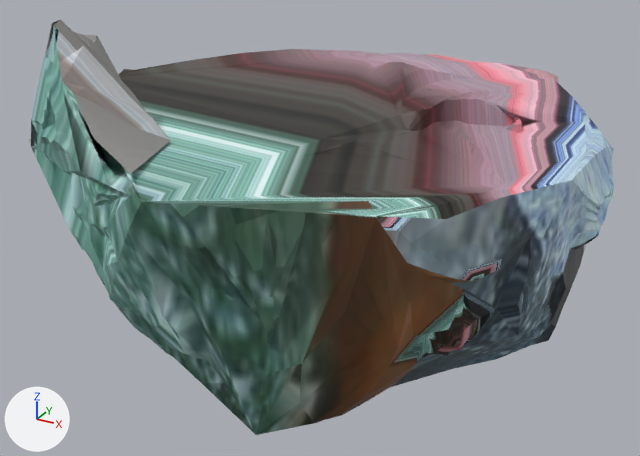
What one commit did to the glTF model wwwroot/models/island.glb.
One viewpoint serves both versions: a 50 mm lens placed at (4.79, -8.82, 2.86), pointed at (0.03, -0.15, -1.47). The axes (+X, +Y, +Z) are drawn at lower left. The lights are the same throughout. Where no turn or scale is listed for an object, it has been applied to the vertices. Vertices at the same position are counted once.

The older version as bpy lines, for what is in view:
```python
mat_material_001 = principled_material('Material.001')
mat_material_001.texture = img_earth_rock_wallpaper_preview
me_icosphere = bpy.data.meshes.new('Icosphere')
me_icosphere.from_pydata(...)  # 2963 vertices, 5934 faces; spans x -3.46..3.31, y -3.38..3.42, z -3.37..1.33
me_icosphere.materials.append(mat_material_001)  # picture img_earth_rock_wallpaper_preview
ob_icosphere = bpy.data.objects.new('Icosphere', me_icosphere)
ob_icosphere.location = (0.0, 0.0, 0.0)
```
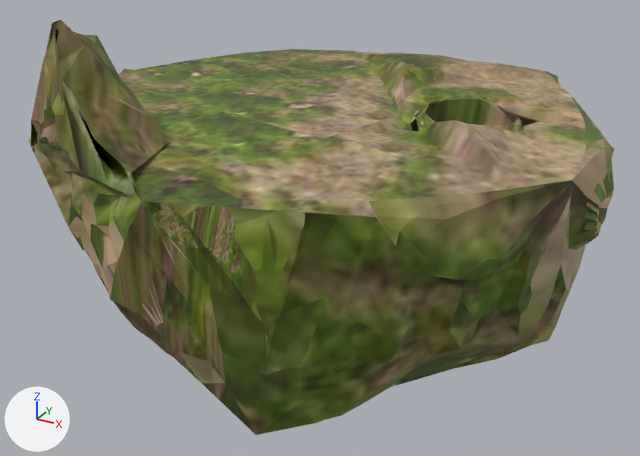
What the commit changed:
Picture 'mossyrock' (img_mossyrock) is new.
Material 'Material.001' (mat_material_001) changes its picture from img_earth_rock_wallpaper_preview to img_mossyrock.
me_icosphere is used by ob_icosphere; location (0.0, 0.0, 0.0).
me_icosphere had 2963 vertices, 5934 faces and spanned x -3.46..3.31, y -3.38..3.42, z -3.37..1.33.
me_icosphere now has 2972 vertices, 5959 faces and spans x -3.46..3.31, y -3.38..3.42, z -3.37..1.33.
Part 1, on me_icosphere:
9 vertices are added at x 1.15..1.41, y -0.39..0.11, z -0.01..0.23.
25 new faces join them.
me_icosphere part 2: 5932 kept faces spanning x -3.46..3.31, y -3.38..3.42, z -3.37..1.33 get new texture (UV) coordinates.

Location of each change, [x1, y1, x2, y2] in pixels of the pictures (640 x 456 px):
'Icosphere', surface changed, reshaped: [29, 20, 614, 435] in both
part 1 of me_icosphere, added: after [402, 100, 445, 132]
part 2 of me_icosphere, surface changed: [29, 20, 614, 435] in both
